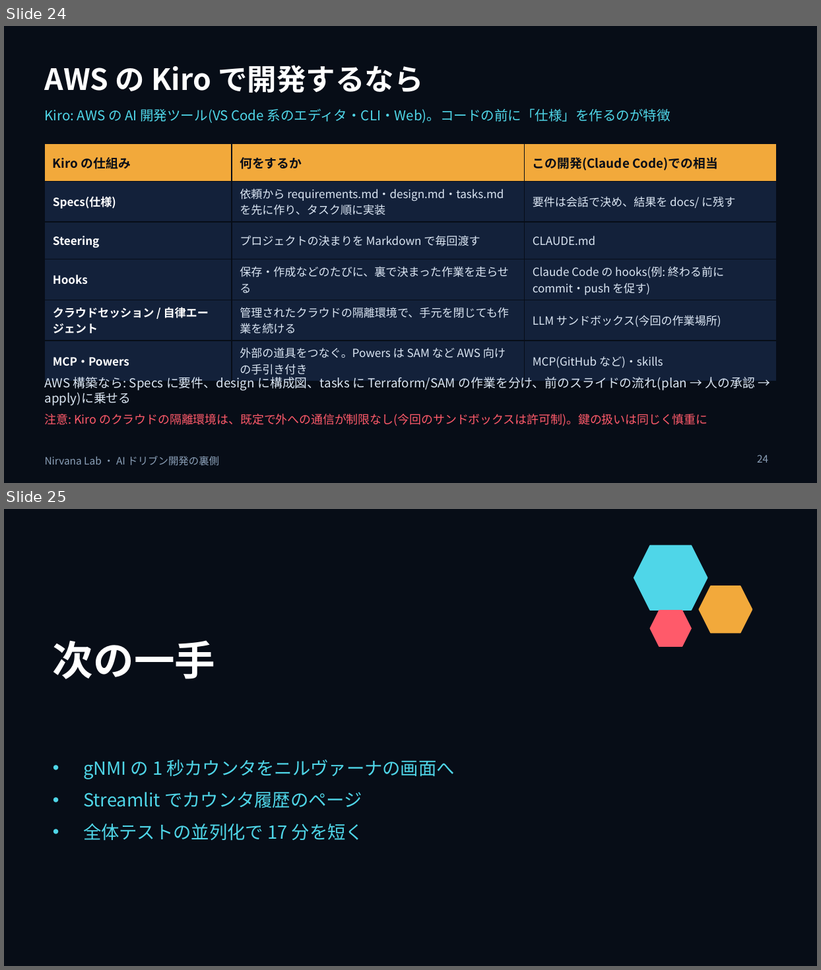
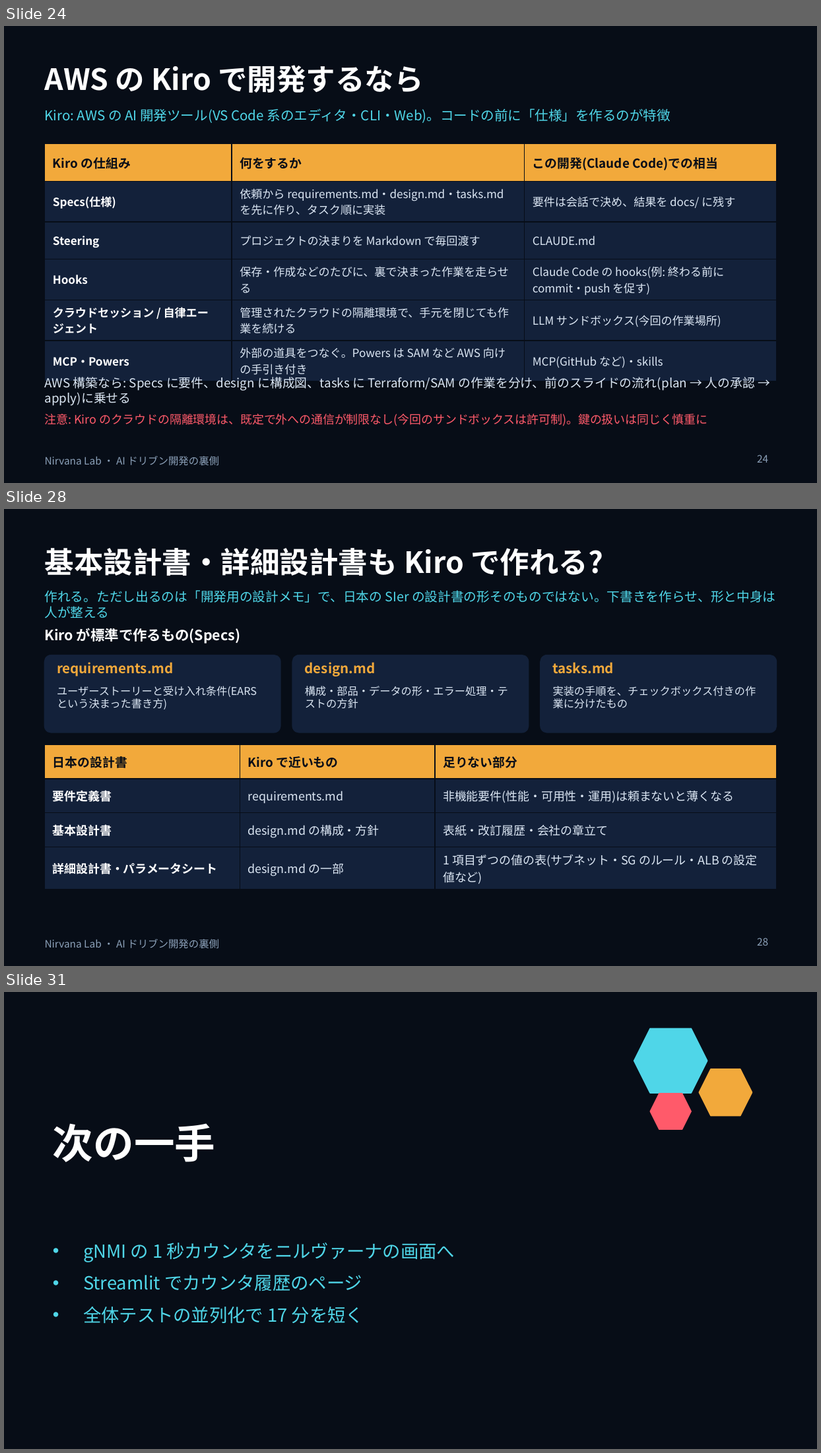
Before and after one commit to w-index-m/nirvana-lab, a slide deck: docs/ai-driven-dev-behind-the-scenes.pptx. Shown one above the other, each under a label of ours: slides 24 and 25 before the commit, slides 24, 28 and 31 after it; the slides between them are not shown. The pictures are 821x970 and 821x1453 pixels, drawn with LibreOffice and Linux fonts; fonts in the diff are those of the drawing. Boxes give left, top, right and bottom in pixels: in the first picture for what was removed or moved away, otherwise in the second. Text is boxed around its words. In the diff, an @@ line names an element or a change of style, - is before the commit and + after.

```diff
--- a/docs/ai-driven-dev-behind-the-scenes.pptx
+++ b/docs/ai-driven-dev-behind-the-scenes.pptx
@@ slide 28 added at [4, 509, 817, 966], background #070D17; not listed: 1 template element that a slide beside it also shows @@
@@ title added at [45, 548, 603, 576], 26 pt, text #FFFFFF, bold @@
+基本設計書・詳細設計書も Kiro で作れる?
@@ text added at [45, 590, 776, 618], 11.5 pt, text #4FD6E8 @@
+作れる。ただし出るのは「開発用の設計メモ」で、日本の SIer の設計書の形そのものではない。下書きを作らせ、形と中身は人が整える
@@ text added at [45, 628, 240, 644], 12.5 pt, text #FFFFFF, bold @@
+Kiro が標準で作るもの(Specs)
@@ rounded rectangle added at [45, 656, 281, 733], fill #13213A, outline #13213A 1 pt @@
@@ text added at [57, 662, 174, 677], 12 pt, text #F2A93B, bold @@
+requirements.md
@@ rounded rectangle added at [292, 656, 529, 733], fill #13213A, outline #13213A 1 pt @@
@@ text added at [305, 662, 376, 677], 12 pt, text #F2A93B, bold @@
+design.md
@@ rounded rectangle added at [541, 656, 776, 733], fill #13213A, outline #13213A 1 pt @@
@@ text added at [553, 662, 614, 674], 12 pt, text #F2A93B, bold @@
+tasks.md
@@ text added at [57, 686, 257, 710], 9.5 pt, text #DBE6F3 @@
+ユーザーストーリーと受け入れ条件(EARS という決まった書き方)
@@ text added at [305, 686, 508, 709], 9.5 pt, text #DBE6F3 @@
+構成・部品・データの形・エラー処理・テストの方針
@@ text added at [553, 686, 756, 709], 9.5 pt, text #DBE6F3 @@
+実装の手順を、チェックボックス付きの作業に分けたもの
@@ table added at [45, 745, 776, 887], 4 rows, 3 columns @@
+日本の設計書 | Kiro で近いもの | 足りない部分
+要件定義書 | requirements.md | 非機能要件(性能・可用性・運用)は頼まないと薄くなる
+基本設計書 | design.md の構成・方針 | 表紙・改訂履歴・会社の章立て
+詳細設計書・パラメータシート | design.md の一部 | 1 項目ずつの値の表(サブネット・SG のルール・ALB の設定値など)
@@ page number added at [757, 938, 768, 946], 9 pt, text #8BA0B8 @@
+28
@@ what was slide 25 is now slide 31 @@
```
Also in this commit, not shown: 5 other slides added, 11 other files.
